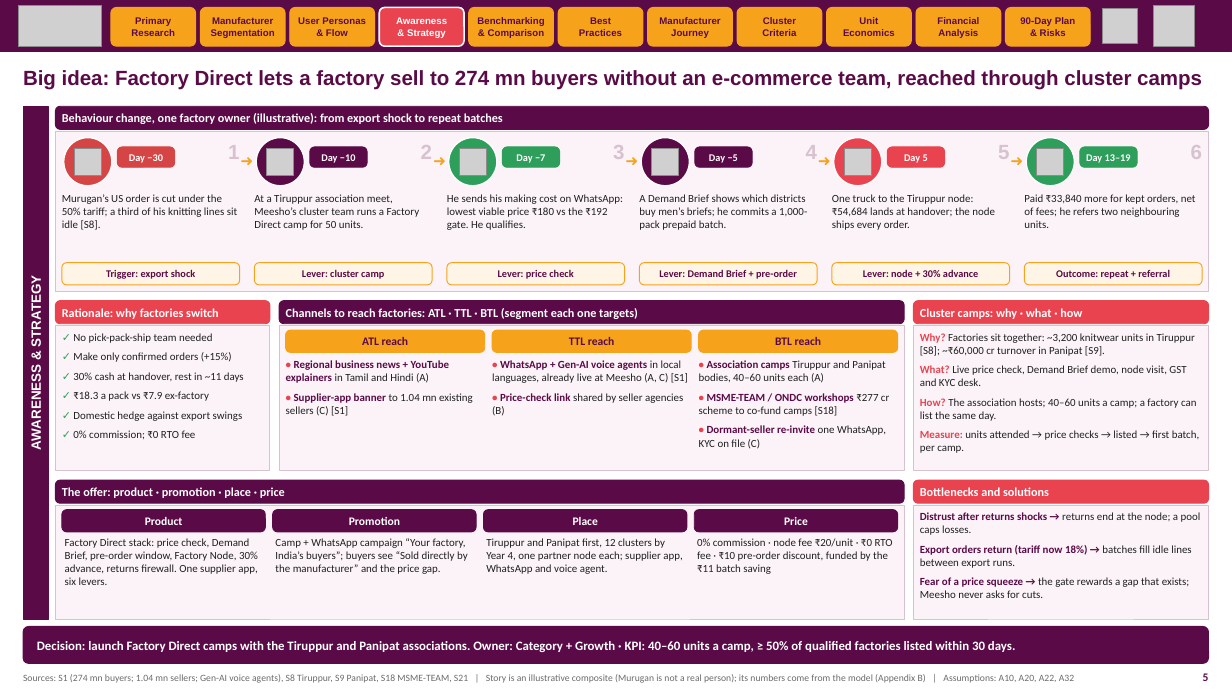
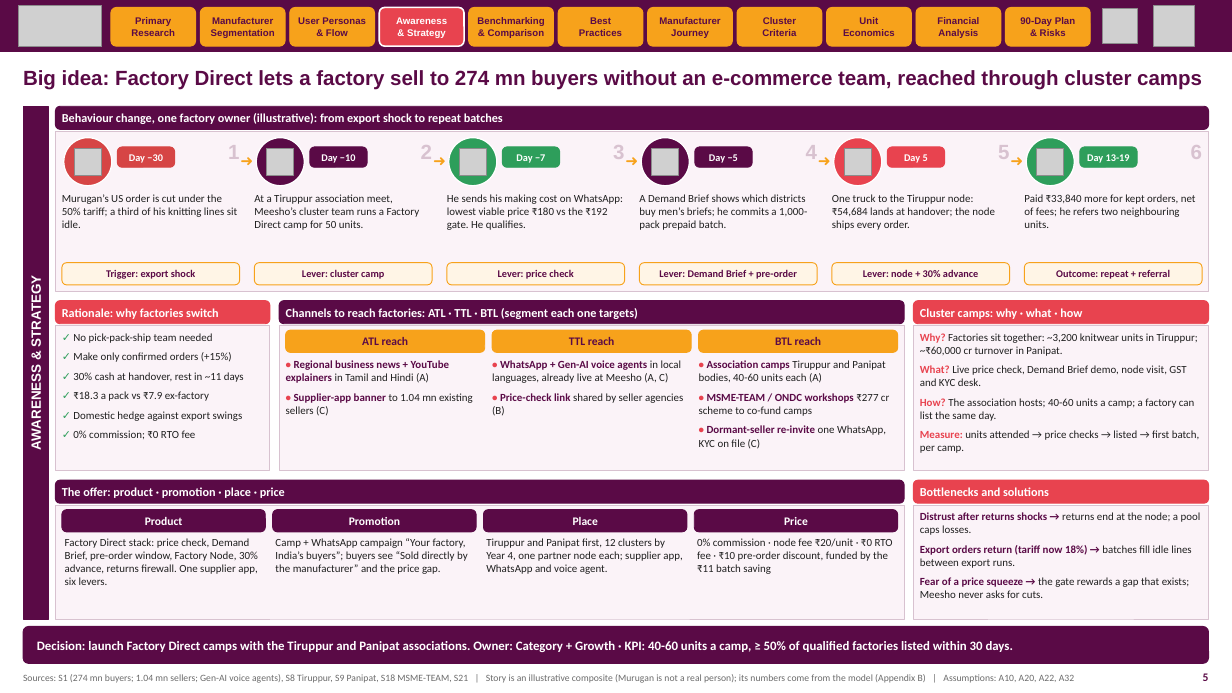
Before and after one commit to Prathmesh-28/meesho-dice-s3-c2m, a slide deck: slide 5 of 02_round2_detailed_submission/deck/meesho_dice_round2.pptx. Drawn at 1232x693 pixels with LibreOffice and Linux fonts; fonts in the diff are those of the drawing; grey boxes stand for pictures; background and template pictures are left out. Boxes give left, top, right and bottom in pixels: in the first picture for what was removed or moved away, otherwise in the second. Text is boxed around its words. In the diff, an @@ line names an element or a change of style, - is before the commit and + after.

```diff
--- a/02_round2_detailed_submission/deck/meesho_dice_round2.pptx
+++ b/02_round2_detailed_submission/deck/meesho_dice_round2.pptx
@@ text at (62, 194, 237, 228): text changed @@
-Murugan’s US order is cut under the 50% tariff; a third of his knitting lines sit idle [S8].
+Murugan’s US order is cut under the 50% tariff; a third of his knitting lines sit idle.
@@ text at (920, 333, 1198, 356): text changed @@
-Why? Factories sit together: ~3,200 knitwear units in Tiruppur [S8]; ~₹60,000 cr turnover in Panipat [S9].
+Why? Factories sit together: ~3,200 knitwear units in Tiruppur; ~₹60,000 cr turnover in Panipat.
@@ text at (492, 360, 682, 383): text changed @@
-• WhatsApp + Gen-AI voice agents in local languages, already live at Meesho (A, C) [S1]
+• WhatsApp + Gen-AI voice agents in local languages, already live at Meesho (A, C)
@@ text at (699, 360, 889, 416): text changed @@
-• Association camps Tiruppur and Panipat bodies, 40–60 units each (A)
-• MSME-TEAM / ONDC workshops ₹277 cr scheme to co-fund camps [S18]
+• Association camps Tiruppur and Panipat bodies, 40-60 units each (A)
+• MSME-TEAM / ONDC workshops ₹277 cr scheme to co-fund camps
@@ text at (286, 393, 473, 416): text changed @@
-• Supplier-app banner to 1.04 mn existing sellers (C) [S1]
+• Supplier-app banner to 1.04 mn existing sellers (C)
@@ text at (920, 398, 1194, 421): text changed @@
-How? The association hosts; 40–60 units a camp; a factory can list the same day.
+How? The association hosts; 40-60 units a camp; a factory can list the same day.
@@ text at (37, 641, 1013, 652): text changed @@
-Decision: launch Factory Direct camps with the Tiruppur and Panipat associations. Owner: Category + Growth · KPI: 40–60 units a camp, ≥ 50% of qualified factories listed within 30 days.
+Decision: launch Factory Direct camps with the Tiruppur and Panipat associations. Owner: Category + Growth · KPI: 40-60 units a camp, ≥ 50% of qualified factories listed within 30 days.
```
Also in this commit, not shown: 13 other slides changed, 1 slide added, 1 slide removed, 39 other files.
